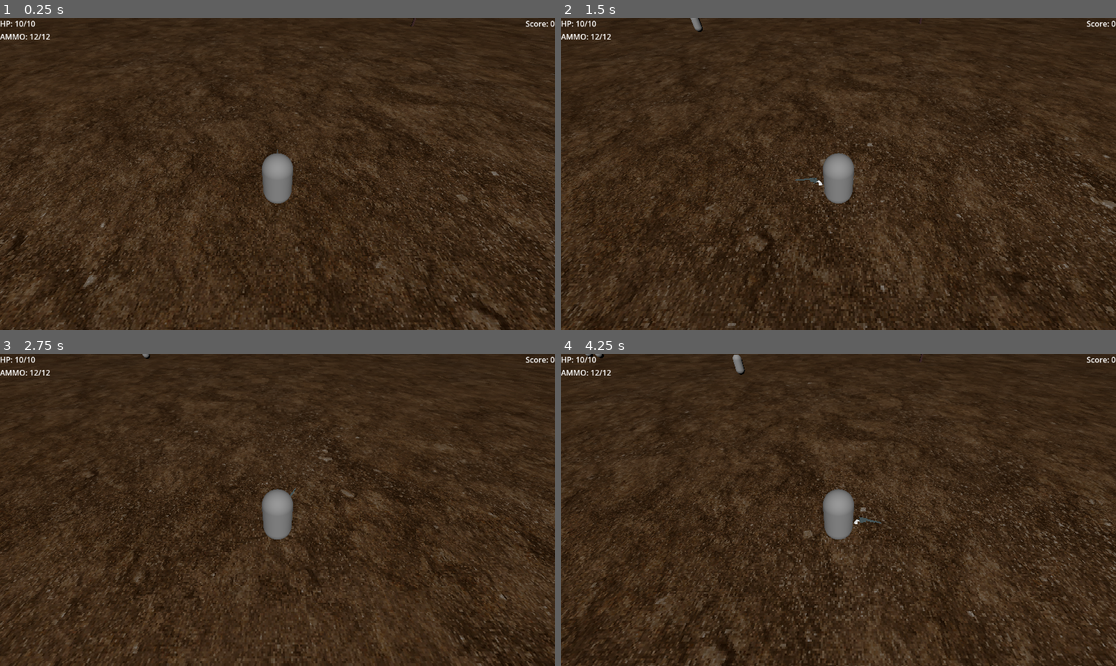
Above: before the commit, frames 1-4 (two rows, left to right).
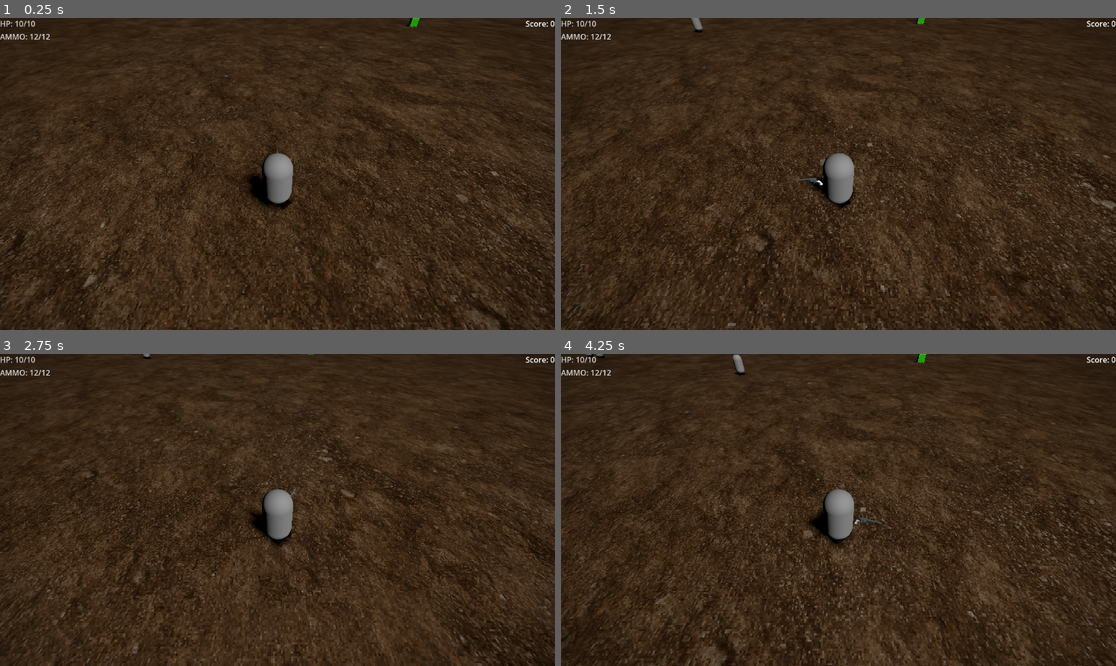
Above: after the commit, the same moments.

Repository: vidaliATWIT/prelude-aleph
Game: Godot game, scene res://main.tscn
Two runs of this game, one before a commit and one after it. Both use one fixed random seed, a clock stepped at 60 frames per second and the inputs below.
Inputs (mouse positions are in pixels of both pictures, inside the frame that each line leads up to):
- Up to frame 1 (0.25 s): no input
- Up to frame 2 (1.5 s): tap Enter at 0.5 s; move the mouse to (960, 158) at 0.52 s; hold D (move_right) 0.53-1.28 s; hold Right mouse button (aim) 0.53-1.28 s; move the mouse to (727, 189) at 1.27 s; hold Down (move_down) from 1.28 s (still down); click (727, 189) at 1.35 s
- Up to frame 3 (2.75 s): move the mouse to (333, 441) at 2.02 s; release Down (move_down) at 2.03 s; hold D (move_right) from 2.03 s (still down); hold Right mouse button (aim) from 2.03 s (still down)
- Up to frame 4 (4.25 s): move the mouse to (810, 572) at 2.77 s; release D (move_right) at 2.78 s; release Right mouse button (aim) at 2.78 s; hold W (move_up) 2.78-3.53 s; click (810, 572) at 2.85 s; move the mouse to (1005, 556) at 3.52 s; hold A (move_left) from 3.53 s (still down); hold Right mouse button (aim) from 3.53 s (still down)

The runs differ from the first frame. In frame 1, 0.8% of the frame differs, in the area x 0-76%, y 0-62%; in frame 2, 0.6%; in frame 3, 0.7%; in frame 4, 0.8%, in the area x 0-66%, y 0-63%.

Commit message:
Added traps. Added monster shake.

Diff:
--- a/game_manager.gd
+++ b/game_manager.gd
@@ -9,6 +9,7 @@
 @onready var game_over_label = $GameHUD/HudContainer/GameOverLabel
 @onready var score_label = $GameHUD/ScoreContainer/ScoreLabel
 @onready var streak_label = $GameHUD/ScoreContainer/KillstreakLabel
+@onready var status_label = $GameHUD/StatusContainer/StatusLabel
 @onready var dead_mob_count = 0
 @onready var points = 0
 @onready var kill_streak_timer = $KillStreakTimer
@@ -20,6 +21,8 @@
 func _ready() -> void:
 	game_over_label.visible=false
 	player.player_died.connect(on_player_died)
+	player.player_trapped.connect(on_player_trapped)
+	player.player_freed.connect(on_player_freed)
 	dead_mob_count=0
 	points = 0
 	kill_streak=0
@@ -85,6 +88,12 @@
 	get_tree().paused = false  # Unpause before changing scene
 	get_tree().reload_current_scene()
 
+func on_player_trapped():
+	status_label.visible=true
+
+func on_player_freed():
+	status_label.visible=false
+
 func _on_mob_died():
 	dead_mob_count += 1
 	kill_streak += 1
--- a/main.tscn
+++ b/main.tscn
@@ -1,9 +1,10 @@
-[gd_scene load_steps=10 format=3 uid="uid://dhx7rvh3080wj"]
+[gd_scene load_steps=11 format=3 uid="uid://dhx7rvh3080wj"]
 
 [ext_resource type="Script" uid="uid://brd4xyi80fpp7" path="res://game_manager.gd" id="1_1bvp3"]
 [ext_resource type="PackedScene" uid="uid://deyiwxmivrrey" path="res://scenes/player/player_character.tscn" id="1_ig7tw"]
 [ext_resource type="Script" uid="uid://cmildeptdk6ok" path="res://scripts/player/player_hud.gd" id="2_1bvp3"]
 [ext_resource type="PackedScene" uid="uid://e7tc3vs1jc76" path="res://scenes/map/terrain_chunk.tscn" id="4_1bvp3"]
+[ext_resource type="Texture2D" uid="uid://7fb8y3p4nyo3" path="res://art/vignette3.png" id="4_7mycd"]
 [ext_resource type="Script" uid="uid://c1juu2v73j4ct" path="res://scripts/map/map_manager.gd" id="5_lquwl"]
 
 [sub_resource type="Curve3D" id="Curve3D_h2yge"]
@@ -55,7 +56,8 @@
 layout_mode = 2
 
 [node name="DirectionalLight3D" type="DirectionalLight3D" parent="."]
-transform = Transform3D(1.0000001, -3.090862e-08, -1.2802765e-08, 3.090862e-08, 0.7071068, 0.7071068, -1.2802769e-08, -0.70710677, 0.70710677, -17, 8, 0)
+transform = Transform3D(0.70710677, -0.49999994, 0.49999997, 3.0908616e-08, 0.7071069, 0.70710677, -0.7071068, -0.49999994, 0.5, -17, 8, 0)
+shadow_enabled = true
 directional_shadow_mode = 0
 
 [node name="GameManager" type="Node" parent="."]
@@ -78,6 +80,27 @@
 anchors_preset = 0
 offset_right = 1152.0
 offset_bottom = 648.0
+
+[node name="Vignette" type="TextureRect" parent="GameManager/GameHUD"]
+layout_mode = 0
+offset_right = 1152.0
+offset_bottom = 648.0
+texture = ExtResource("4_7mycd")
+expand_mode = 1
+stretch_mode = 5
+
+[node name="StatusContainer" type="VBoxContainer" parent="GameManager/GameHUD"]
+layout_mode = 0
+offset_top = 555.0
+offset_right = 1152.0
+offset_bottom = 648.0
+alignment = 2
+
+[node name="StatusLabel" type="Label" parent="GameManager/GameHUD/StatusContainer"]
+visible = false
+layout_mode = 2
+text = "Trapped!"
+horizontal_alignment = 2
 
 [node name="HudContainer" type="VBoxContainer" parent="GameManager/GameHUD"]
 layout_mode = 0
@@ -118,10 +141,12 @@
 
 [node name="BerlinWall" type="CollisionShape3D" parent="BerlinWall"]
 transform = Transform3D(1, 0, 0, 0, 1, 0, 0, 0, 1, -7, 4.5, -5.8778076)
+visible = false
 shape = SubResource("BoxShape3D_lquwl")
 
 [node name="MeshInstance3D" type="MeshInstance3D" parent="BerlinWall"]
 transform = Transform3D(1, 0, 0, 0, 1, 0, 0, 0, 45, -7, 0, -6)
+visible = false
 layers = 4
 mesh = SubResource("BoxMesh_lquwl")
 
--- a/scenes/map/terrain_chunk.tscn
+++ b/scenes/map/terrain_chunk.tscn
@@ -1,10 +1,11 @@
-[gd_scene load_steps=8 format=3 uid="uid://e7tc3vs1jc76"]
+[gd_scene load_steps=9 format=3 uid="uid://e7tc3vs1jc76"]
 
 [ext_resource type="PackedScene" uid="uid://cw6l5u836ypnl" path="res://art/3d_renders/dirt.glb" id="1_17wl8"]
 [ext_resource type="Script" uid="uid://yuwtensimsvm" path="res://scripts/map/prop_randomizer.gd" id="2_ft172"]
 [ext_resource type="PackedScene" uid="uid://b51b508yte67" path="res://scenes/pickups/health_pickup.tscn" id="3_2x7gc"]
 [ext_resource type="PackedScene" uid="uid://delwumbtej0cc" path="res://scenes/pickups/ammo_pickup.tscn" id="4_17wl8"]
 [ext_resource type="PackedScene" uid="uid://c71lyexatjty1" path="res://scenes/decorations/tree.tscn" id="5_3424d"]
+[ext_resource type="PackedScene" uid="uid://bv2v157pd5muo" path="res://scenes/pickups/trap_pickup.tscn" id="6_2x7gc"]
 [ext_resource type="Script" uid="uid://dl10g5xxq4n7t" path="res://scripts/map/chunk_area.gd" id="6_ft172"]
 
 [sub_resource type="BoxShape3D" id="BoxShape3D_psf7b"]
@@ -18,7 +19,7 @@
 
 [node name="Props" type="Node3D" parent="." node_paths=PackedStringArray("prop_spawn_points")]
 script = ExtResource("2_ft172")
-prop_scenes = Array[PackedScene]([ExtResource("3_2x7gc"), ExtResource("4_17wl8"), ExtResource("5_3424d")])
+prop_scenes = Array[PackedScene]([ExtResource("3_2x7gc"), ExtResource("4_17wl8"), ExtResource("5_3424d"), ExtResource("6_2x7gc")])
 prop_spawn_points = [NodePath("Prop1"), NodePath("Prop2"), NodePath("Prop3"), NodePath("Prop4"), NodePath("Prop5"), NodePath("Prop6"), NodePath("Prop7"), NodePath("Prop8")]
 jitter_range = 20.0
 
--- /dev/null
+++ b/scenes/pickups/trap_pickup.tscn
@@ -0,0 +1,37 @@
+[gd_scene load_steps=6 format=3 uid="uid://bv2v157pd5muo"]
+
+[ext_resource type="Script" uid="uid://odrw6cpdijbi" path="res://scripts/pickups/pickup_item.gd" id="1_5omss"]
+
+[sub_resource type="StandardMaterial3D" id="StandardMaterial3D_7mycd"]
+albedo_color = Color(1, 0, 0, 1)
+
+[sub_resource type="BoxMesh" id="BoxMesh_7mycd"]
+material = SubResource("StandardMaterial3D_7mycd")
+
+[sub_resource type="BoxShape3D" id="BoxShape3D_kek77"]
+
+[sub_resource type="BoxShape3D" id="BoxShape3D_4c57u"]
+
+[node name="TrapPickup" type="StaticBody3D"]
+script = ExtResource("1_5omss")
+pickup_type = "TRAP"
+min = 10
+max = 100
+
+[node name="Trap" type="Node3D" parent="."]
+transform = Transform3D(1, 0, 0, 0, 1, 0, 0, 0, 1, 0, 0.5, 0)
+
+[node name="TrapBox" type="MeshInstance3D" parent="Trap"]
+mesh = SubResource("BoxMesh_7mycd")
+
+[node name="PickupCollider" type="CollisionShape3D" parent="."]
+transform = Transform3D(1.1, 0, 0, 0, 1.1, 0, 0, 0, 1.1, 0, 0.5849209, 0)
+shape = SubResource("BoxShape3D_kek77")
+
+[node name="InteractArea" type="Area3D" parent="."]
+
+[node name="InteractCollider" type="CollisionShape3D" parent="InteractArea"]
+transform = Transform3D(2, 0, 0, 0, 2, 0, 0, 0, 2, 0, 0.595, 0)
+shape = SubResource("BoxShape3D_4c57u")
+
+[connection signal="body_entered" from="InteractArea" to="." method="_on_interact_area_body_entered"]
--- a/scenes/player/player_character.tscn
+++ b/scenes/player/player_character.tscn
@@ -12,6 +12,9 @@
 [node name="PlayerCharacter" type="CharacterBody3D"]
 collision_mask = 6
 script = ExtResource("1_3hfu2")
+
+[node name="TrappedTimer" type="Timer" parent="."]
+wait_time = 0.5
 
 [node name="PillCollider" type="CollisionShape3D" parent="."]
 shape = SubResource("CapsuleShape3D_7dm0k")
@@ -55,5 +58,6 @@
 unique_name_in_owner = true
 wait_time = 0.3
 
+[connection signal="timeout" from="TrappedTimer" to="." method="_on_trapped_timer_timeout"]
 [connection signal="timeout" from="Gun/SwayTimer" to="Gun" method="_on_sway_timer_timeout"]
 [connection signal="timeout" from="PlayerSFX/StepTimer" to="PlayerSFX" method="_on_step_timer_timeout"]
--- a/scripts/mobs/mob.gd
+++ b/scripts/mobs/mob.gd
@@ -35,7 +35,7 @@
 	if not has_line_of_sight():
 		# Strafe left to find clear sight
 		var right_vector = direction.cross(Vector3.UP).normalized()
-		direction = -right_vector*2.0  # Move left (negative of right)
+		direction = -right_vector*2.0
 
 	var normalized_dist = clamp(distance / max_distance, 0.0, 1.0)
 	speed = lerp(max_speed, min_speed, normalized_dist * normalized_dist)
@@ -58,6 +58,7 @@
 		queue_free()
 	else:
 		SFXPlayer.playDamage()
+		shake()
 
 
 # Todo: Make sure you can't hit if behind a wall
@@ -93,6 +94,26 @@
 		return true
 
 	return false
+
+func shake():
+	var shake_strength = 0.05
+	var shake_duration = 0.2
+	var shake_interval = 0.05
+
+	var original_position = global_position
+	var elapsed = 0.0
+
+	while elapsed < shake_duration:
+		global_position = original_position + Vector3(
+			randf_range(-shake_strength, shake_strength),
+			0.0,
+			randf_range(-shake_strength, shake_strength)
+		)
+		await get_tree().create_timer(shake_interval).timeout
+		elapsed += shake_interval
+
+	global_position = original_position
+
 func _on_body_entered_attack_range(body):
 	if body.is_in_group("player"):
 		player_in_range = true
--- a/scripts/pickups/pickup_item.gd
+++ b/scripts/pickups/pickup_item.gd
@@ -17,6 +17,9 @@
 			elif pickup_type=="AMMO":
 				print("Picked up ammo: ", 12)
 				body.increase_ammo(12)
+			elif pickup_type=="TRAP":
+				print("Trapped: ", 12)
+				body.stop_movement(rand_val)
 			queue_free()
 
 
--- a/scripts/player/player.gd
+++ b/scripts/player/player.gd
@@ -5,6 +5,7 @@
 @onready var weapon = $Gun
 @onready var SFXPlayer = $PlayerSFX
 @onready var camera = $GameCamera
+@onready var trapped_timer = $TrappedTimer
 
 # facing direction
 signal facing_direction_changed(new_direction: Vector3)
@@ -22,6 +23,7 @@
 @export var max_hp = 10
 @export var max_ammo = 12
 @export var max_sway = 12
+@onready var can_move=true
 
 var hp = max_hp:
 	set(value):
@@ -37,6 +39,8 @@
 signal health_changed
 signal ammo_changed
 signal player_died
+signal player_trapped
+signal player_freed
 
 func _ready() -> void:
 	hp=max_hp
@@ -45,7 +49,10 @@
 # Physics update
 func _physics_process(delta: float) -> void:
 	var direction = Input.get_vector("move_left", "move_right", "move_up", "move_down")
-	velocity = Vector3(direction.x, 0, direction.y) * 10
+	if (can_move):
+		velocity = Vector3(direction.x, 0, direction.y) * 10
+	else:
+		velocity = Vector3(0, 0, 0)
 	if (velocity.x!=0 or velocity.z!=0):
 		player_state=State.MOVING
 		SFXPlayer.startStepTimer()
@@ -149,9 +156,23 @@
 func is_aiming():
 	return player_state==State.AIMING
 
+func stop_movement(rand_num):
+	player_trapped.emit()
+	SFXPlayer.playTrapped()
+	trapped_timer.wait_time=rand_num*.01
+	can_move=false
+	trapped_timer.start()
+
+
 func _aim():
 	pass
 func _shoot():
 	pass
 func _move():
 	pass
+
+func _on_trapped_timer_timeout() -> void:
+	player_freed.emit()
+	trapped_timer.stop()
+	can_move=true
+	print("FREE")
--- a/scripts/sound/PlayerSFX.gd
+++ b/scripts/sound/PlayerSFX.gd
@@ -16,7 +16,8 @@
 	"dmg2": preload("res://sounds/sfx/medpain_02.ogg"),
 	"dmg3": preload("res://sounds/sfx/medpain_03.ogg"),
 	"death": preload("res://sounds/sfx/death_03.ogg"),
-	"hit": preload("res://sounds/sfx/tick/hit_05.ogg")
+	"hit": preload("res://sounds/sfx/tick/hit_05.ogg"),
+	"trapped": preload("res://sounds/sfx/dfury_sight.wav"),
 }
 
 var step_num = 0
@@ -31,6 +32,8 @@
 
 func playHeal():
 	playSound(HealthPlayer, "heal")
+func playTrapped():
+	playSound(HealthPlayer,"trapped")
 
 
 # Randomize
Binary file added: art/vignette.png
Not shown, added: art/vignette.png.import
Binary file added: art/vignette2.png
Not shown, added: art/vignette2.png.import
Binary file added: art/vignette3.png
Not shown, added: art/vignette3.png.import
Not shown, added: sounds/sfx/dfury_sight.wav.import
Not shown, added: sounds/sfx/dfury_sight.wav
